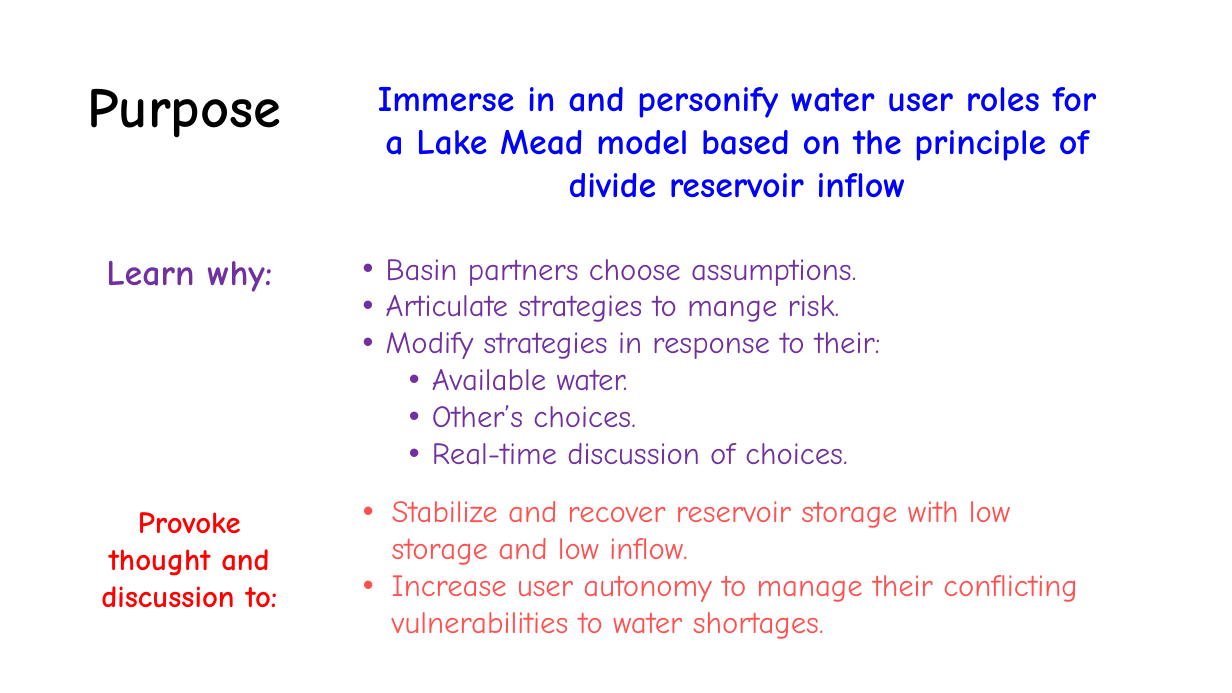
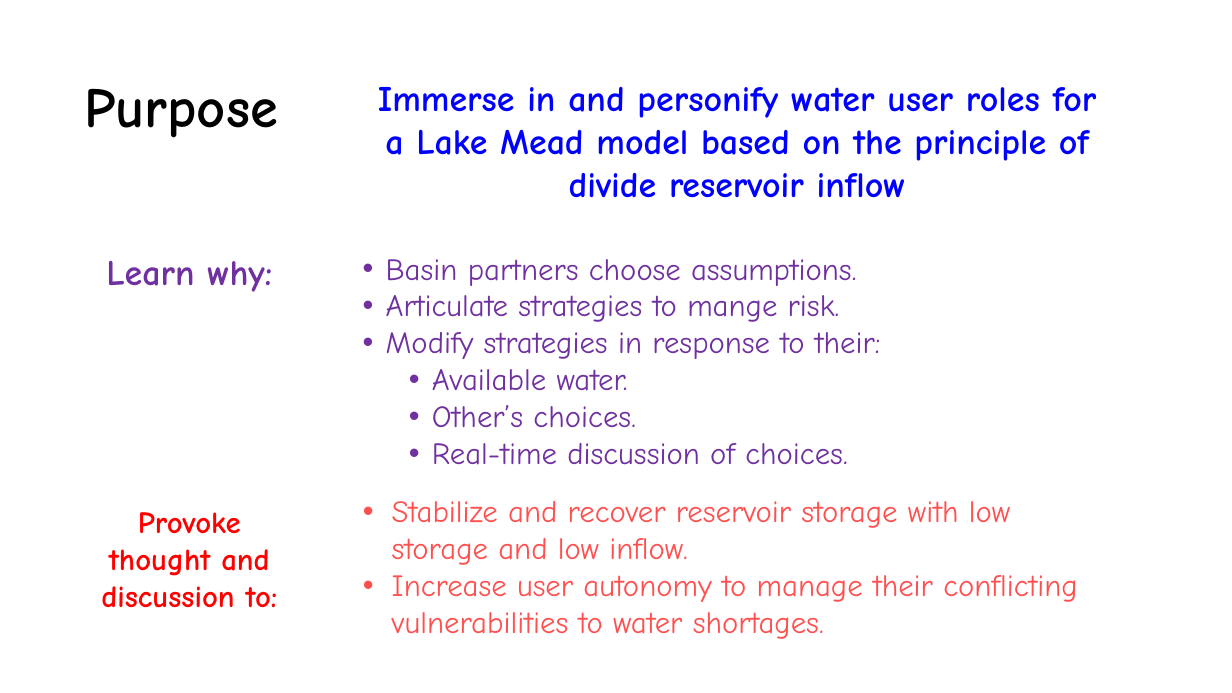
Before and after one commit to dzeke/ColoradoRiverCollaborate, a slide deck: slide 2 of LakeMeadWaterBankDivideInflow/ImmersiveModelLakeMeadDivideInflow-LetsStart.pptx. Drawn at 1232x693 pixels with LibreOffice and Linux fonts; fonts in the diff are those of the drawing. Boxes give left, top, right and bottom in pixels: in the first picture for what was removed or moved away, otherwise in the second. Text is boxed around its words. In the diff, an @@ line names an element or a change of style, - is before the commit and + after.

```diff
--- a/LakeMeadWaterBankDivideInflow/ImmersiveModelLakeMeadDivideInflow-LetsStart.pptx
+++ b/LakeMeadWaterBankDivideInflow/ImmersiveModelLakeMeadDivideInflow-LetsStart.pptx
@@ title "Purpose": place and size @@
-title "Purpose" at box(88, 88, 282, 138)
+title "Purpose" at box(84, 88, 278, 138)
```
Also in this commit, not shown: 1 other slide changed, 3 other files.
